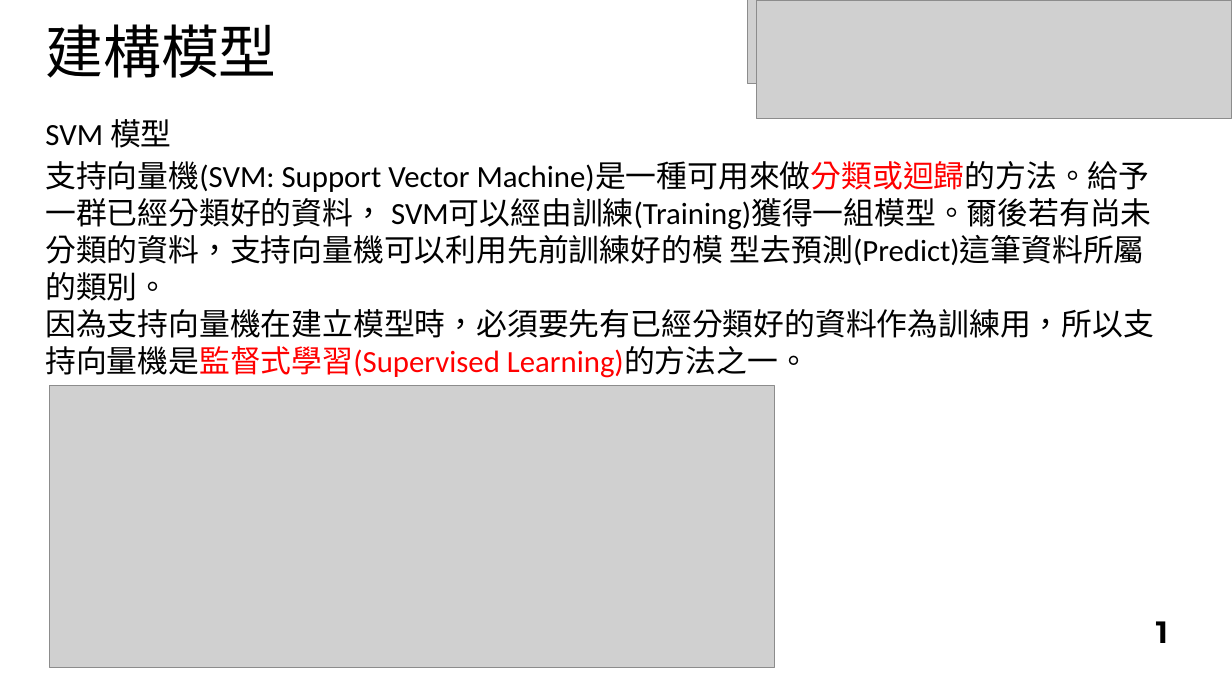
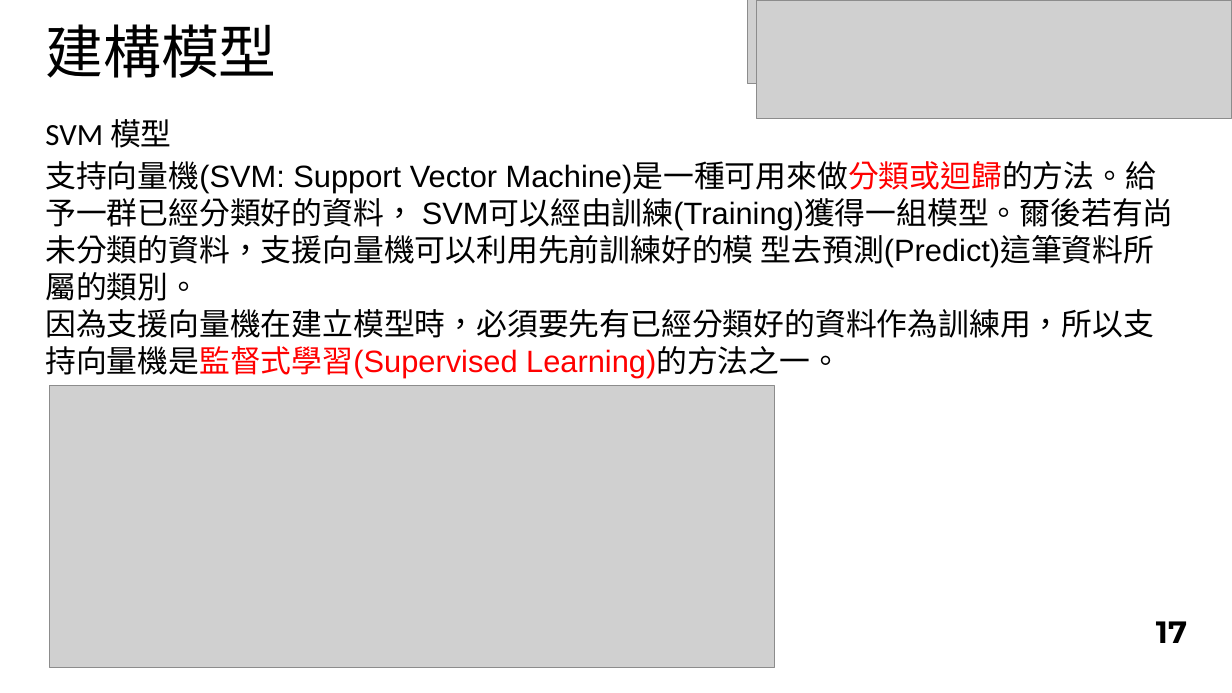
Before and after one commit to cgit6/AML_SVM, a slide deck: slide 18 of AML detection.pptx (slide 19 before the commit). Drawn at 1232x693 pixels with LibreOffice and Linux fonts; fonts in the diff are those of the drawing; grey boxes stand for pictures. Boxes give left, top, right and bottom in pixels: in the first picture for what was removed or moved away, otherwise in the second. Text is boxed around its words. In the diff, an @@ line names an element or a change of style, - is before the commit and + after.

```diff
--- a/AML detection.pptx
+++ b/AML detection.pptx
@@ text at (45,161,1174,379): text changed; font Calibri to Arial @@
-支持向量機(SVM: Support Vector Machine)是一種可用來做分類或迴歸的方法。給予一群已經分類好的資料， SVM可以經由訓練(Training)獲得一組模型。爾後若有尚未分類的資料，支持向量機可以利用先前訓練好的模 型去預測(Predict)這筆資料所屬的類別。
-因為支持向量機在建立模型時，必須要先有已經分類好的資料作為訓練用，所以支持向量機是監督式學習(Supervised Learning)的方法之一。
+支持向量機(SVM: Support Vector Machine)是一種可用來做分類或迴歸的方法。給予一群已經分類好的資料， SVM可以經由訓練(Training)獲得一組模型。爾後若有尚未分類的資料，支援向量機可以利用先前訓練好的模 型去預測(Predict)這筆資料所屬的類別。
+因為支援向量機在建立模型時，必須要先有已經分類好的資料作為訓練用，所以支持向量機是監督式學習(Supervised Learning)的方法之一。
@@ text at (1156,621,1187,643): text changed @@
-1
+17
```
Also in this commit, not shown: 36 other slides changed, 5 slides added, 1 slide removed, 2 other files.
